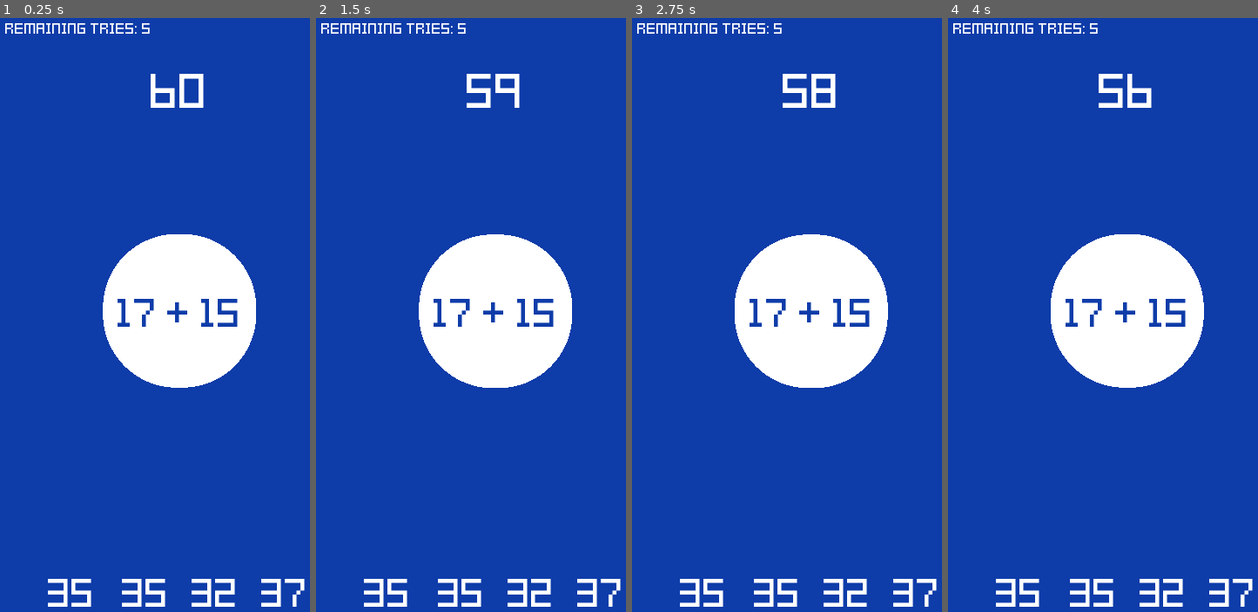
Above: before the commit, frames 1-4 (left to right).
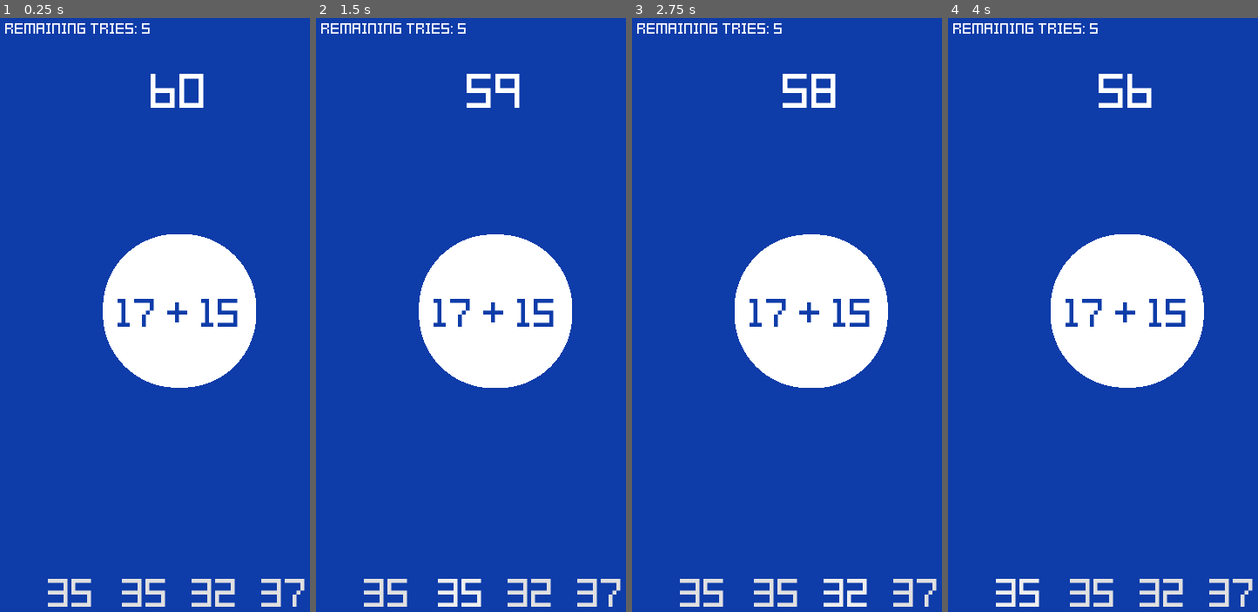
Above: after the commit, the same moments.

Repository: msanatan/Approximately
Game: Godot game, scene res://Scenes/Game.tscn
Same seed, same stepped clock (60 frames per second), same inputs: the game is played once before the commit and once after it. The project has no main scene, so this scene is started directly.
Inputs (mouse positions are in pixels of both pictures, inside the frame that each line leads up to):
- Up to frame 1 (0.25 s): no input
- Up to frame 2 (1.5 s): click (387, 588) at 0.5 s, where only the run after the commit has a clickable "35"; click (461, 588) at 1.25 s, where only the run after the commit has a clickable "35"
- Up to frame 3 (2.75 s): click (845, 588) at 2 s, where only the run after the commit has a clickable "32"
- Up to frame 4 (4 s): click (1233, 588) at 2.75 s, where only the run after the commit has a clickable "37"; click (1019, 588) at 3.5 s, where only the run after the commit has a clickable "35"

The runs differ from the first frame. In frame 1, 1.1% of the frame differs, in the area x 15-99%, y 94-100%; in frame 2, 0.8%; in frame 3, 0.8%; in frame 4, 0.8%.

Commit message:
Change answers to buttons
Kinda need them to be clickable

Diff:
--- a/Scenes/Game/Answers.tscn
+++ b/Scenes/Game/Answers.tscn
@@ -9,54 +9,67 @@
 size = 36
 font_data = SubResource( 1 )
 
+[sub_resource type="StyleBoxEmpty" id=4]
+
+[sub_resource type="StyleBoxEmpty" id=5]
+
+[sub_resource type="StyleBoxEmpty" id=6]
+
+[sub_resource type="StyleBoxEmpty" id=7]
+
+[sub_resource type="StyleBoxEmpty" id=3]
+
 [node name="Answers" type="Node2D"]
 position = Vector2( 0, 640 )
 script = ExtResource( 1 )
 
-[node name="Answer1" type="Label" parent="."]
+[node name="Answer1" type="Button" parent="."]
 margin_left = 64.0
 margin_right = 120.0
 margin_bottom = 66.0
 custom_fonts/font = SubResource( 2 )
+custom_styles/hover = SubResource( 4 )
+custom_styles/pressed = SubResource( 5 )
+custom_styles/focus = SubResource( 6 )
+custom_styles/disabled = SubResource( 7 )
+custom_styles/normal = SubResource( 3 )
 text = "13"
-align = 1
-valign = 1
 __meta__ = {
 "_edit_use_anchors_": false
 }
 
-[node name="Answer2" type="Label" parent="."]
+[node name="Answer2" type="Button" parent="."]
 margin_left = 144.0
 margin_right = 210.0
 margin_bottom = 66.0
 custom_fonts/font = SubResource( 2 )
+custom_styles/hover = SubResource( 4 )
+custom_styles/pressed = SubResource( 5 )
+custom_styles/focus = SubResource( 6 )
+custom_styles/disabled = SubResource( 7 )
+custom_styles/normal = SubResource( 3 )
 text = "27"
-align = 1
-valign = 1
-__meta__ = {
-"_edit_use_anchors_": false
-}
 
-[node name="Answer3" type="Label" parent="."]
+[node name="Answer3" type="Button" parent="."]
 margin_left = 224.0
 margin_right = 290.0
 margin_bottom = 66.0
 custom_fonts/font = SubResource( 2 )
+custom_styles/hover = SubResource( 4 )
+custom_styles/pressed = SubResource( 5 )
+custom_styles/focus = SubResource( 6 )
+custom_styles/disabled = SubResource( 7 )
+custom_styles/normal = SubResource( 3 )
 text = "32"
-align = 1
-valign = 1
-__meta__ = {
-"_edit_use_anchors_": false
-}
 
-[node name="Answer4" type="Label" parent="."]
+[node name="Answer4" type="Button" parent="."]
 margin_left = 304.0
 margin_right = 370.0
 margin_bottom = 66.0
 custom_fonts/font = SubResource( 2 )
+custom_styles/hover = SubResource( 4 )
+custom_styles/pressed = SubResource( 5 )
+custom_styles/focus = SubResource( 6 )
+custom_styles/disabled = SubResource( 7 )
+custom_styles/normal = SubResource( 3 )
 text = "33"
-align = 1
-valign = 1
-__meta__ = {
-"_edit_use_anchors_": false
-}
--- a/Scripts/Game/Answers.gd
+++ b/Scripts/Game/Answers.gd
@@ -1,9 +1,9 @@
 extends Node2D
 
-onready var answer_1: Label = $Answer1
-onready var answer_2: Label = $Answer2
-onready var answer_3: Label = $Answer3
-onready var answer_4: Label = $Answer4
+onready var answer_1: Button = $Answer1
+onready var answer_2: Button = $Answer2
+onready var answer_3: Button = $Answer3
+onready var answer_4: Button = $Answer4
 
 
 func set_answers(answers: Array):
Not shown: 1 places in Scenes/Game/Answers.tscn that only renumber resources
